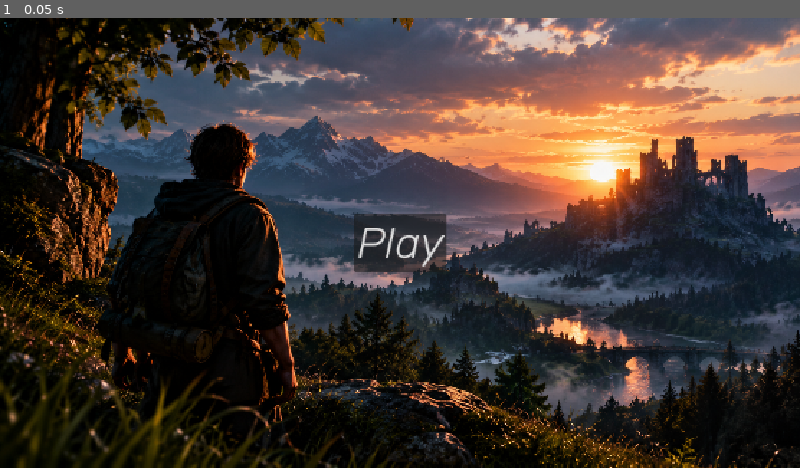
Above: before the commit, frame 1.
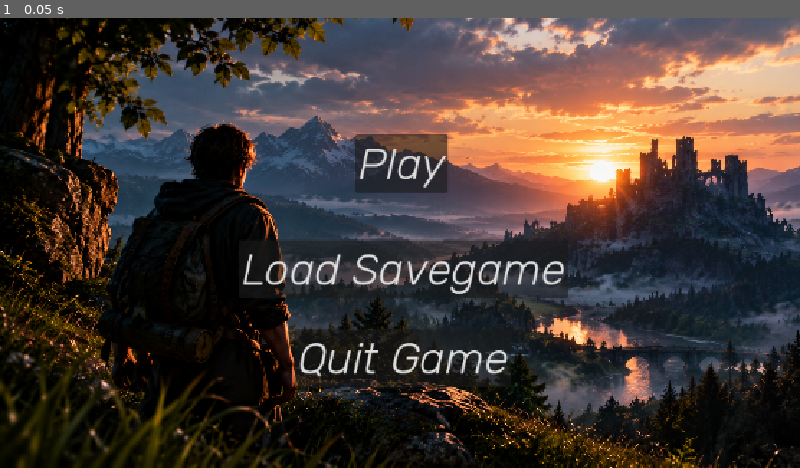
Above: after the commit, the same moment.

Repository: BAJ-Games/StoryGame
Game: Godot game, scene res://scenes/StartMenu.tscn
The game is run twice, just before and just after one commit, with the same random seed, the same clock (stepped at 60 frames per second) and the same inputs.
Inputs:
- Up to frame 1 (0.05 s): no input

The runs differ from the first frame. In frame 1, 5.7% of the frame differs, in the area x 30-71%, y 25-82%.

Commit message:
Expand start menu with load and quit buttons
Reposition the Play button and add Load Savegame and Quit Game buttons to the start menu.

Diff:
--- a/scenes/StartMenu.tscn
+++ b/scenes/StartMenu.tscn
@@ -18,18 +18,50 @@
 texture = ExtResource("1_fb70i")
 expand_mode = 1
 
-[node name="Button" type="Button" parent="." unique_id=791515368]
+[node name="Play" type="Button" parent="." unique_id=791515368]
 layout_mode = 1
 anchors_preset = 8
 anchor_left = 0.5
 anchor_top = 0.5
 anchor_right = 0.5
 anchor_bottom = 0.5
-offset_left = -66.5
-offset_top = -42.0
-offset_right = 66.5
-offset_bottom = 42.0
+offset_left = -64.0
+offset_top = -156.0
+offset_right = 69.0
+offset_bottom = -72.0
 grow_horizontal = 2
 grow_vertical = 2
 theme = ExtResource("3_fgoeh")
 text = "Play"
+
+[node name="Load" type="Button" parent="." unique_id=697207534]
+layout_mode = 1
+anchors_preset = 8
+anchor_left = 0.5
+anchor_top = 0.5
+anchor_right = 0.5
+anchor_bottom = 0.5
+offset_left = -232.0
+offset_top = -4.0
+offset_right = 242.0
+offset_bottom = 80.0
+grow_horizontal = 2
+grow_vertical = 2
+theme = ExtResource("3_fgoeh")
+text = "Load Savegame"
+
+[node name="Quit" type="Button" parent="." unique_id=1422870930]
+layout_mode = 1
+anchors_preset = 8
+anchor_left = 0.5
+anchor_top = 0.5
+anchor_right = 0.5
+anchor_bottom = 0.5
+offset_left = -152.0
+offset_top = 124.0
+offset_right = 160.0
+offset_bottom = 208.0
+grow_horizontal = 2
+grow_vertical = 2
+theme = ExtResource("3_fgoeh")
+text = "Quit Game"
